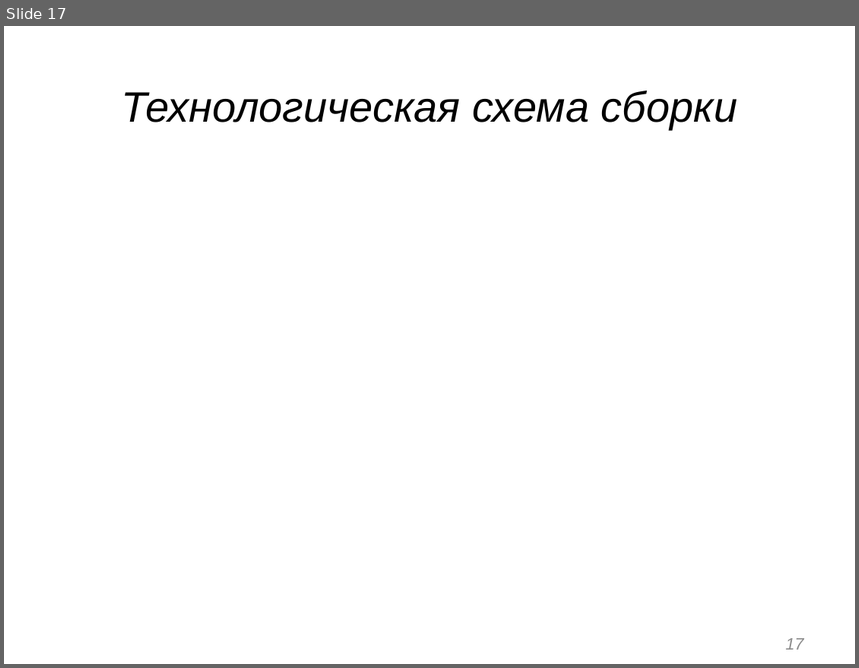
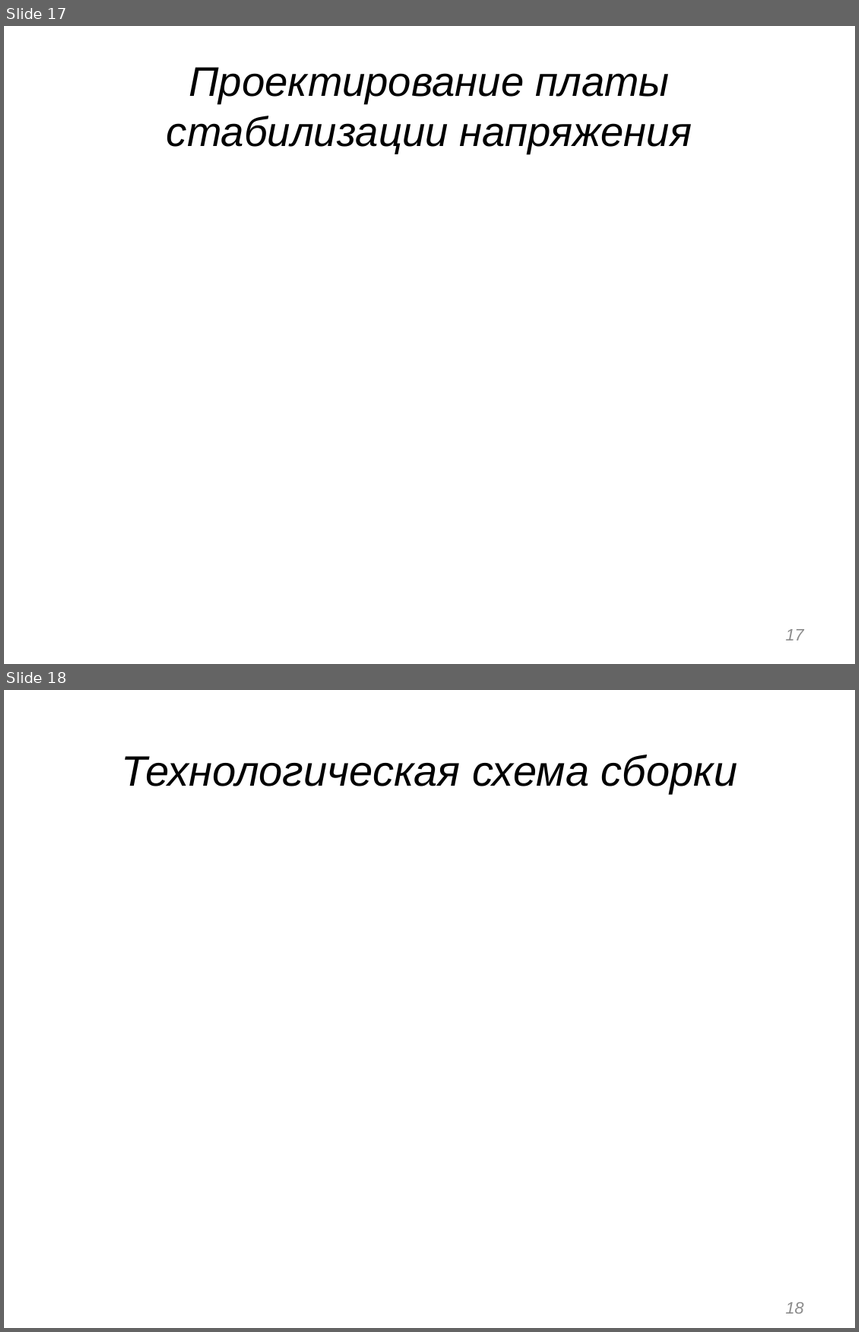
Before and after one commit to VovaRodger/Robo, a slide deck: Презентация.pptx. Shown one above the other, each under a label of ours: slide 17 before the commit, slides 17 and 18 after it. The pictures are 859x668 and 859x1332 pixels, drawn with LibreOffice and Linux fonts; fonts in the diff are those of the drawing; background and template pictures are left out. Boxes give left, top, right and bottom in pixels: in the first picture for what was removed or moved away, otherwise in the second. Text is boxed around its words. In the diff, an @@ line names an element or a change of style, - is before the commit and + after.

```diff
--- a/Презентация.pptx
+++ b/Презентация.pptx
@@ slide 17 added at <box>4,26,855,664</box>, background picture (left out) @@
@@ title added at <box>167,67,692,154</box>, 35 pt, text #000000, italic @@
+Проектирование платы стабилизации напряжения
@@ page number added at <box>786,629,804,641</box>, 14 pt, text #8C8C8C, italic @@
+17
@@ what was slide 17 is now slide 18 @@
@@ page number at <box>786,1303,804,1314</box>: text changed @@
-17
+18
```
Also in this commit, not shown: 4 slides changed, 25 other files.
